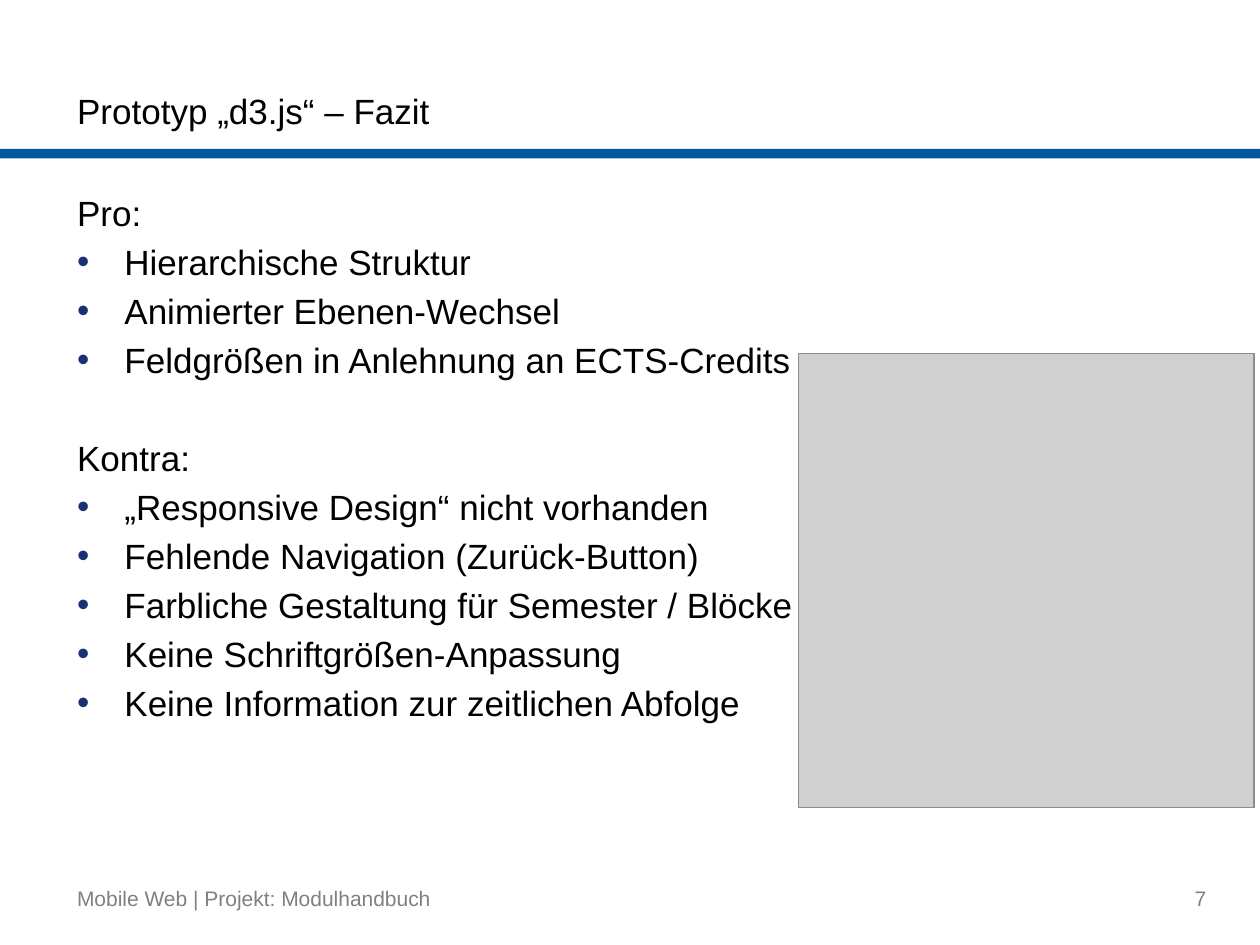
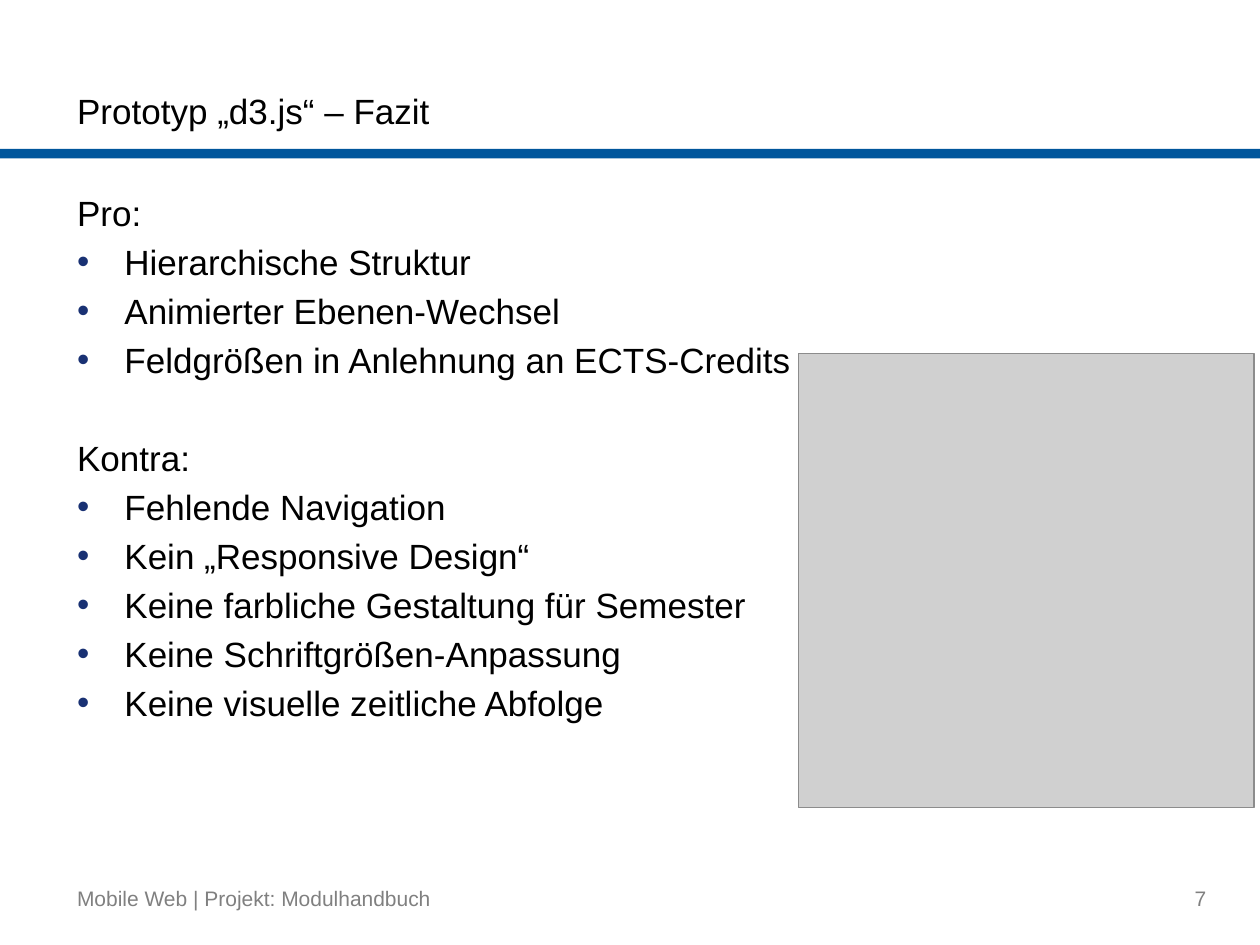
Before and after one commit to buk/mobile-web-modulhandbuch, a slide deck: slide 7 of presentation/2015-07-09_Mobile-Web_Gruppe-Modulhandbuch.pptx. Drawn at 1260x945 pixels with LibreOffice and Linux fonts; fonts in the diff are those of the drawing; grey boxes stand for pictures; background and template pictures are left out. Boxes give left, top, right and bottom in pixels: in the first picture for what was removed or moved away, otherwise in the second. Text is boxed around its words. In the diff, an @@ line names an element or a change of style, - is before the commit and + after.

```diff
--- a/presentation/2015-07-09_Mobile-Web_Gruppe-Modulhandbuch.pptx
+++ b/presentation/2015-07-09_Mobile-Web_Gruppe-Modulhandbuch.pptx
@@ text at [124, 494, 746, 625]: text changed @@
-• „Responsive Design“ nicht vorhanden
-• Fehlende Navigation (Zurück-Button)
-• Farbliche Gestaltung für Semester / Blöcke
+• Fehlende Navigation
+• Kein „Responsive Design“
+• Keine farbliche Gestaltung für Semester
@@ text at [124, 690, 604, 723]: text changed @@
-• Keine Information zur zeitlichen Abfolge
+• Keine visuelle zeitliche Abfolge
```
Also in this commit, not shown: 2 other slides changed.
